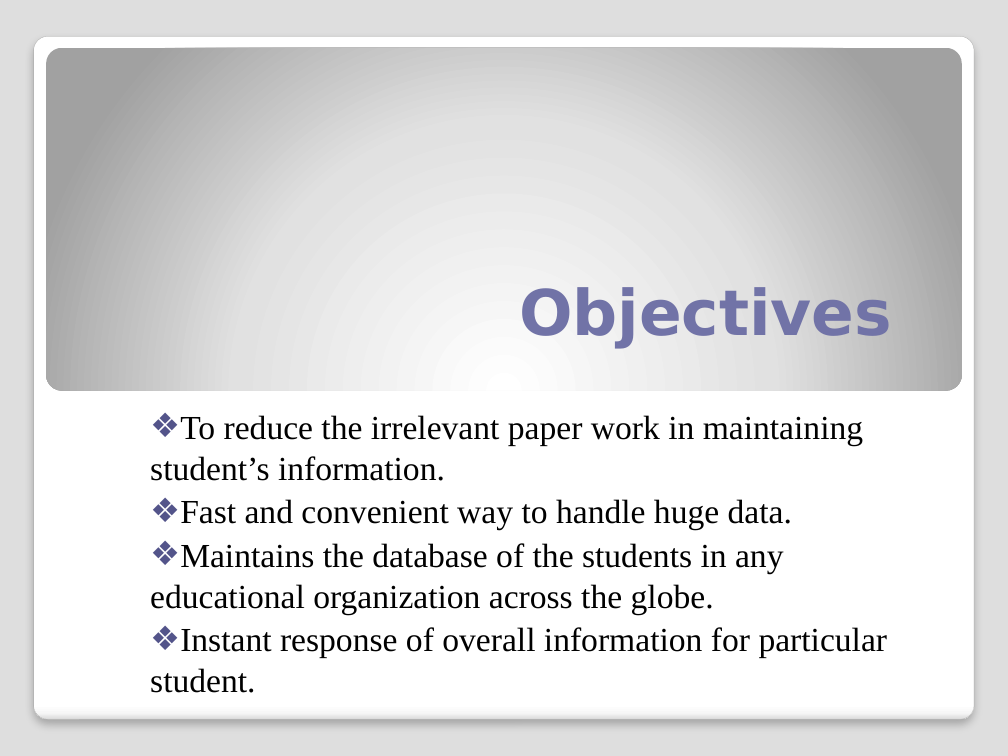
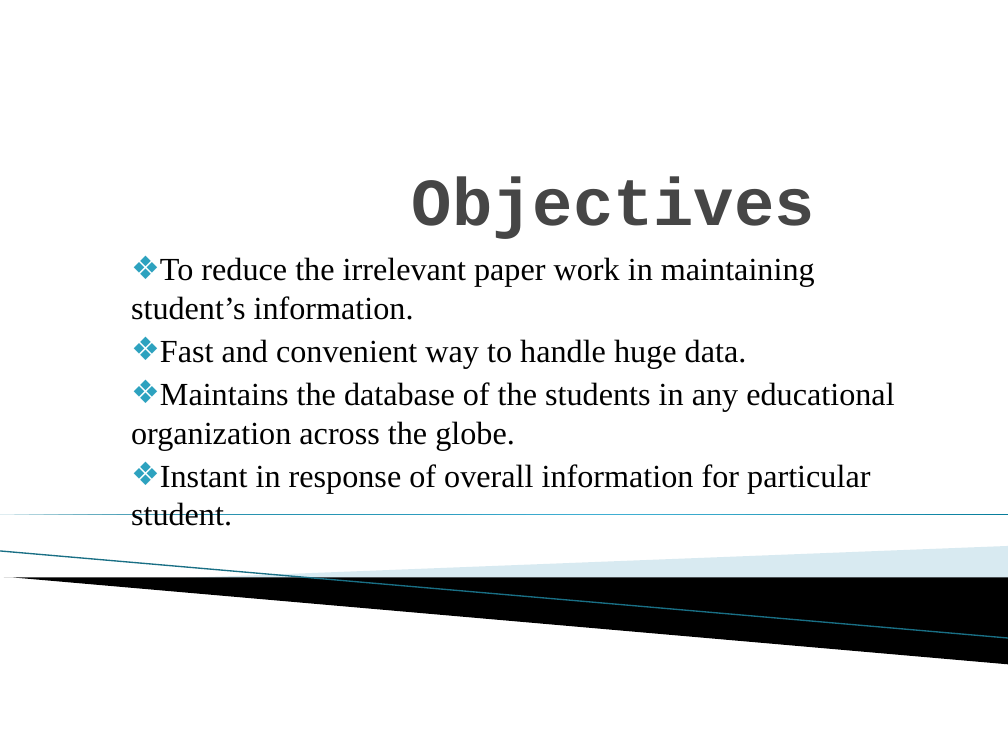
Before and after one commit to SudipKumarSah-0934/SPL-1, a slide deck: slide 4 of presentation.pptx. Drawn at 1008x756 pixels with LibreOffice and Linux fonts; fonts in the diff are those of the drawing; background and template pictures are left out. Boxes give left, top, right and bottom in pixels: in the first picture for what was removed or moved away, otherwise in the second. Text is boxed around its words. In the diff, an @@ line names an element or a change of style, - is before the commit and + after.

```diff
--- a/presentation.pptx
+++ b/presentation.pptx
@@ background #DEDEDE to #FFFFFF @@
@@ rounded rectangle removed at (33,36,974,720) @@
@@ rounded rectangle removed at (46,47,962,390) @@
@@ title "Objectives": place and size @@
-title "Objectives" at (519,287,892,348)
+title "Objectives" at (412,176,815,239)
@@ title "Objectives" at (412,176,815,239): size 45 to 48 pt, font DejaVu Sans to Courier New, text colour #7273A7 to #464646 @@
@@ subtitle "To reduce the irrelevant paper ...": place and size @@
-subtitle "To reduce the irrelevant paper ..." at (150,415,888,693)
+subtitle "To reduce the irrelevant paper ..." at (131,257,894,526)
@@ subtitle at (131,257,894,451): size 24 to 23 pt in "To reduce the irrelevant paper work in ...", "Fast and convenient way to handle huge ...", "Maintains the database of the students in ..."; bullet colour #53548A to #2DA2BF @@
@@ subtitle at (131,464,870,526): text changed; size 24 to 23 pt @@
-  ❖ Instant response of overall information for particular student.
+  ❖ Instant in response of overall information for particular student.
@@ right triangle added at (0,514,1008,514), fill gradient #007896 to #4CBBDF @@
@@ line added from (0, 551) to (1008, 638), #97C5D8 0.95 pt @@
@@ freeform shape added at (186,546,1008,600), fill #A0CBDC at 40% opacity @@
@@ freeform shape added at (4,578,1008,664), fill #000000 @@
```
Also in this commit, not shown: 3 other slides changed, 2 slides added, 7 slides removed, 4 other files.
